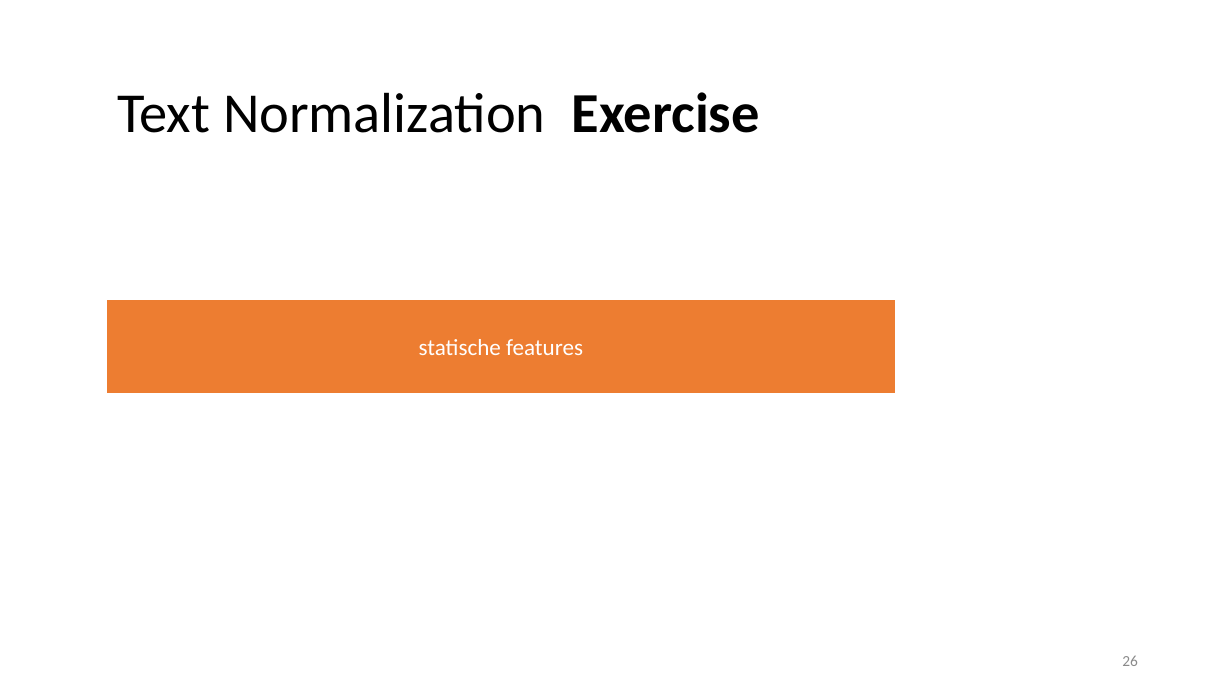
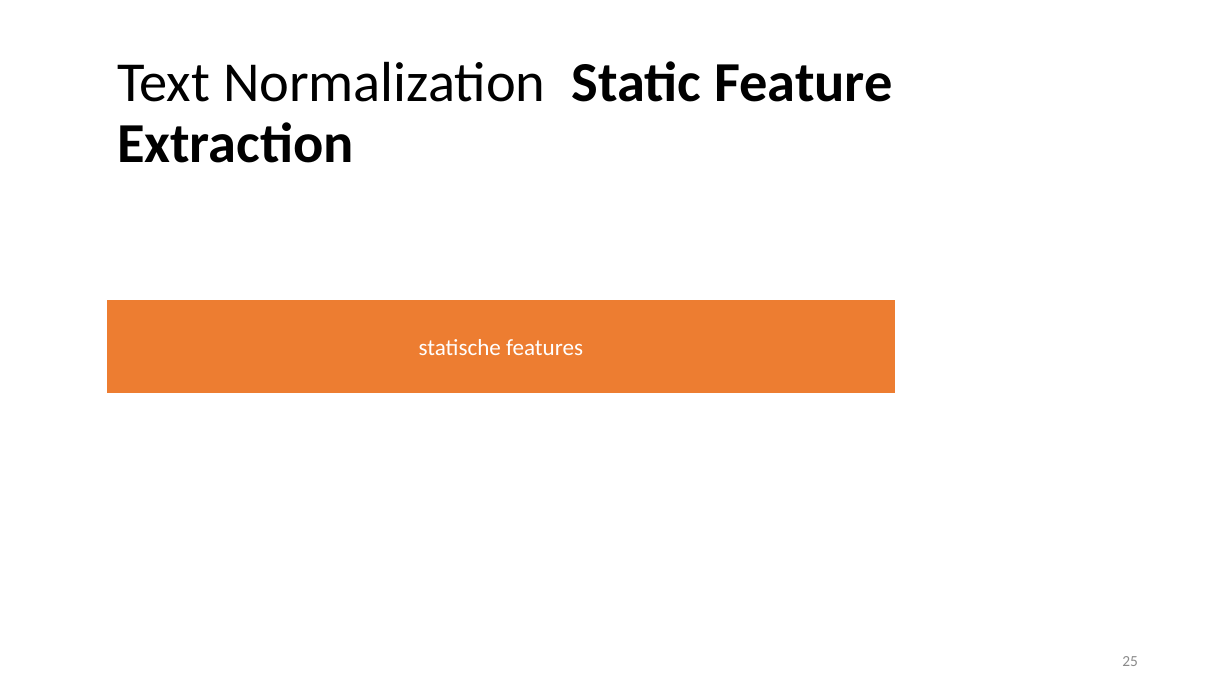
Before and after one commit to lisa-wm/consulting, a slide deck: slide 25 of 5_seminar/Contents_Part_02/slides/Präsentation_Teil2_Lisa.pptx (slide 26 before the commit). Drawn at 1232x693 pixels with LibreOffice and Linux fonts; fonts in the diff are those of the drawing. Boxes give left, top, right and bottom in pixels: in the first picture for what was removed or moved away, otherwise in the second. Text is boxed around its words. In the diff, an @@ line names an element or a change of style, - is before the commit and + after.

```diff
--- a/5_seminar/Contents_Part_02/slides/Präsentation_Teil2_Lisa.pptx
+++ b/5_seminar/Contents_Part_02/slides/Präsentation_Teil2_Lisa.pptx
@@ title at bbox=[117, 61, 893, 163]: text changed; bold on @@
-Text Normalization Exercise
+Text Normalization Static Feature Extraction
@@ page number at bbox=[1122, 656, 1138, 666]: text changed @@
-26
+25
```
Also in this commit, not shown: 5 other slides changed, 1 slide added, 1 slide removed.
